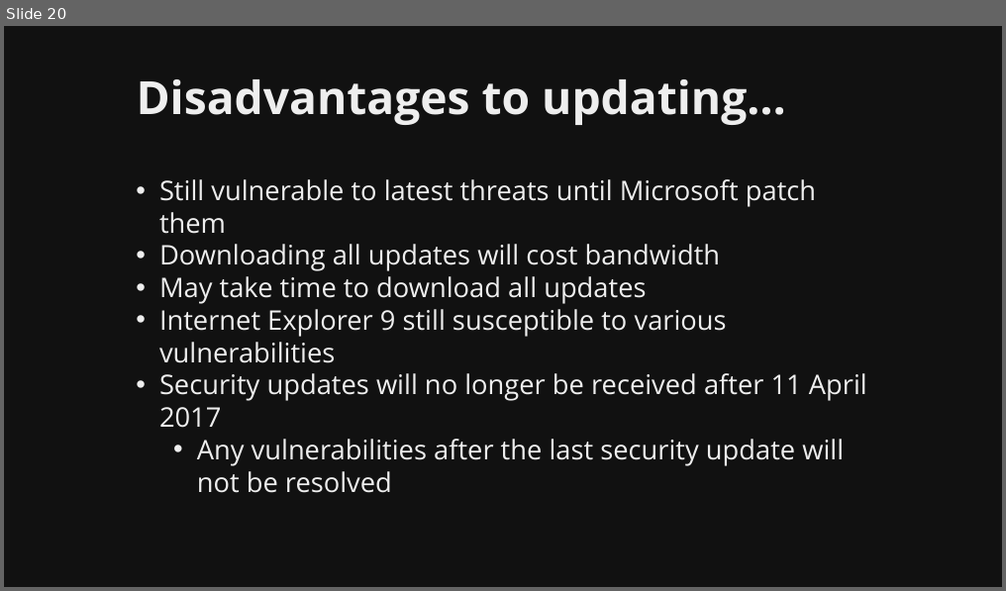
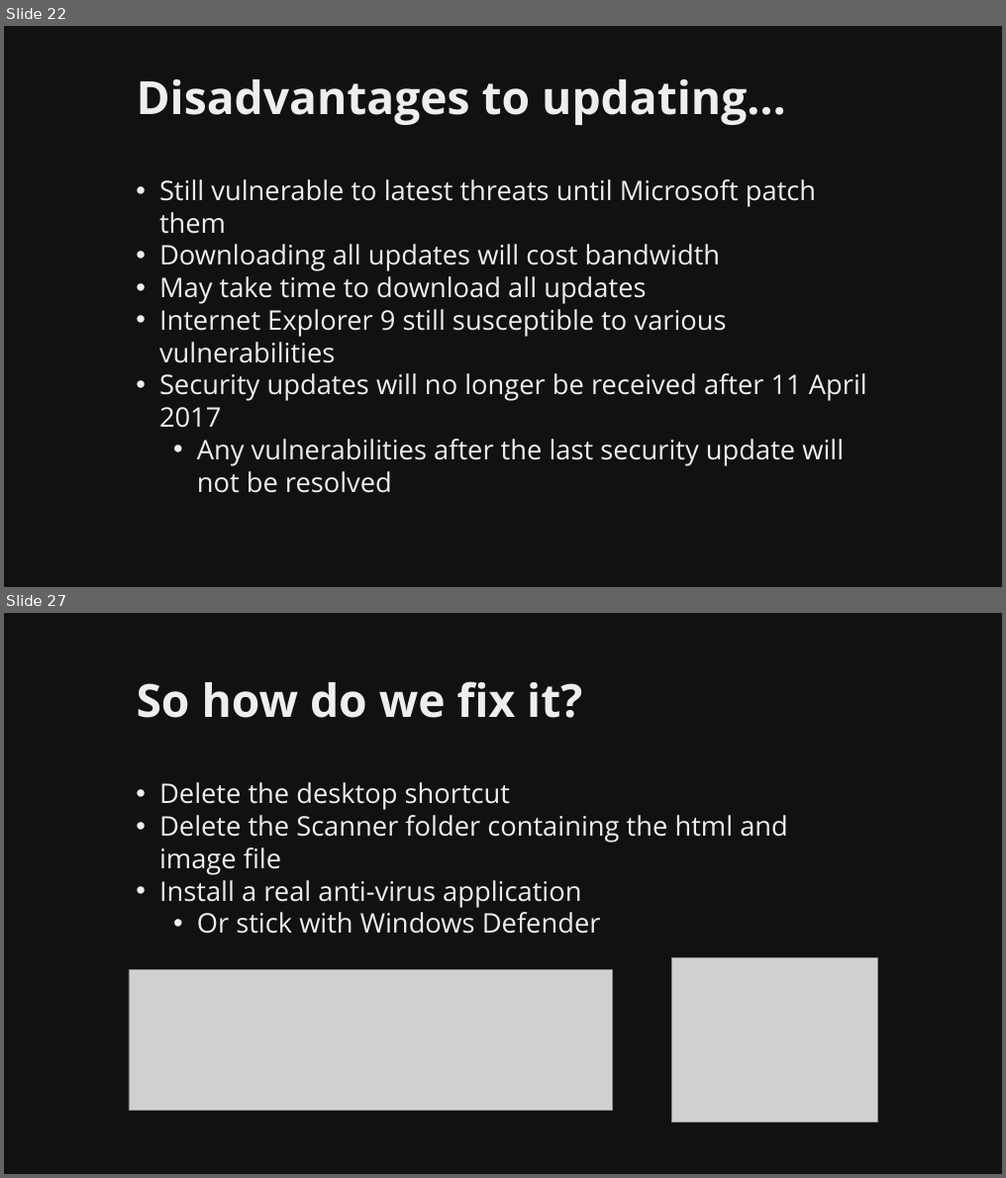
Before and after one commit to martymcflywa/ecu, a slide deck: year_1/sem_2/CSI1101_computer_security/0b_assignment_2_[22MAY15_0900]/dev/CSI1101_PONCE_A2_v01.pptx. Shown one above the other, each under a label of ours: slide 20 before the commit, slides 22 and 27 after it; the slides between them are not shown. The pictures are 1006x591 and 1006x1178 pixels, drawn with LibreOffice and Linux fonts; fonts in the diff are those of the drawing; grey boxes stand for pictures. Boxes give left, top, right and bottom in pixels: in the first picture for what was removed or moved away, otherwise in the second. Text is boxed around its words. In the diff, an @@ line names an element or a change of style, - is before the commit and + after.

Commit message:
CSI1101 A2: finished user applications, todo user practices

```diff
--- a/year_1/sem_2/CSI1101_computer_security/0b_assignment_2_[22MAY15_0900]/dev/CSI1101_PONCE_A2_v01.pptx
+++ b/year_1/sem_2/CSI1101_computer_security/0b_assignment_2_[22MAY15_0900]/dev/CSI1101_PONCE_A2_v01.pptx
@@ slide 27 added at (4, 613, 1002, 1174), background #111111 @@
@@ title added at (137, 681, 582, 718), 44 pt, text #EEEEEE, bold @@
+So how do we fix it?
@@ text added at (159, 782, 788, 934), 26 pt, text #EEEEEE @@
+• Delete the desktop shortcut
+• Delete the Scanner folder containing the html and image file
+• Install a real anti-virus application
+  • Or stick with Windows Defender
@@ picture added at (672, 959, 877, 1122) @@
@@ picture added at (129, 970, 613, 1110) @@
@@ what was slide 20 is now slide 22 @@
```
Also in this commit, not shown: 6 slides changed, 15 other slides added, 3 other files.
